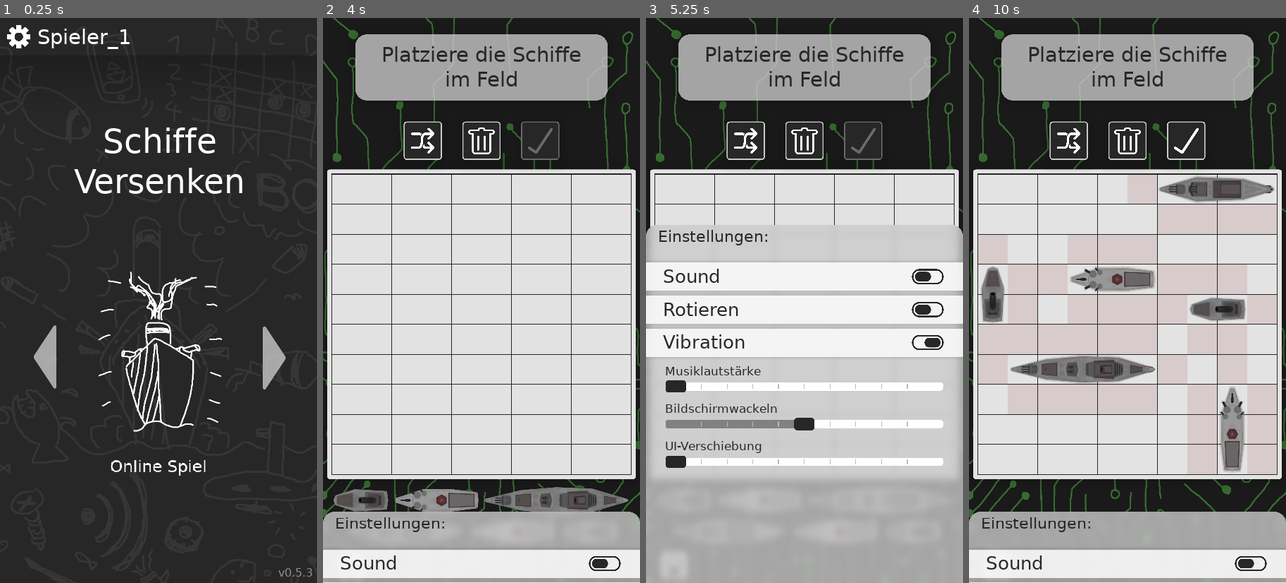
Above: before the commit, frames 1-4 (left to right).
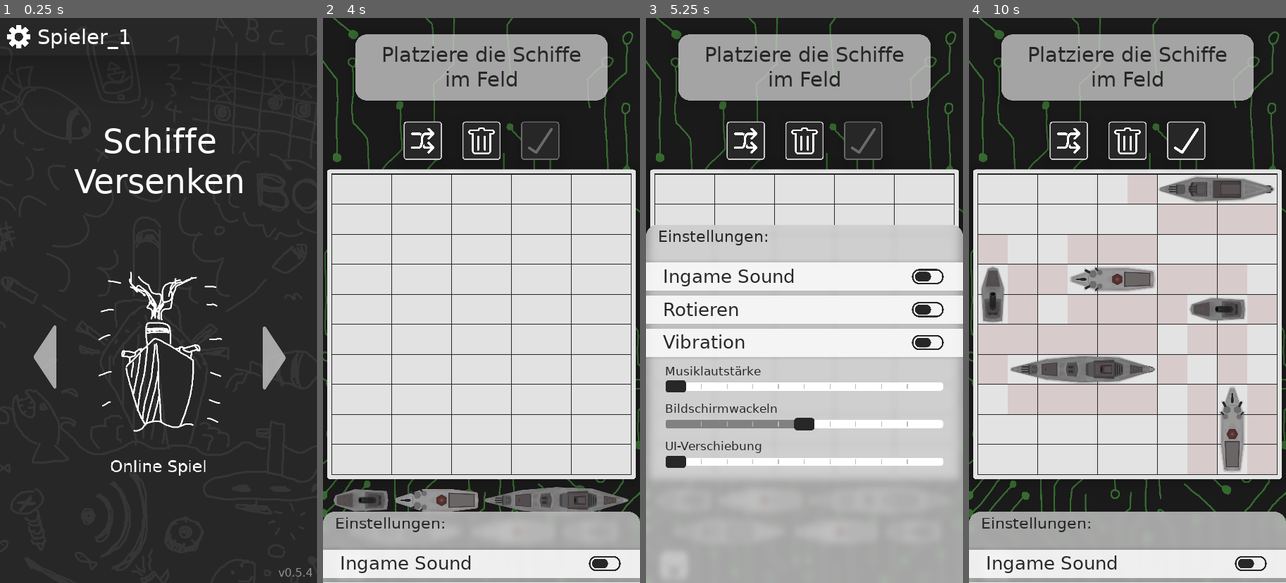
Above: after the commit, the same moments.

Repository: Asf-i/Schiffeversenken
Game: Godot game, scene res://Szenen/Start.tscn
Two runs of this game, one before a commit and one after it. Both use one fixed random seed, a clock stepped at 60 frames per second and the inputs below.
Inputs (mouse positions are in pixels of both pictures, inside the frame that each line leads up to):
- Up to frame 1 (0.25 s): no input
- Up to frame 2 (4 s): click (598, 357) at 0.5 s; click (481, 351) at 1.25 s; click (348, 187) at 2.02 s; tap Enter (ui_accept) at 2.75, 3.02, 3.5 s; move the mouse to (551, 272) at 2.77 s; hold Right (ui_right) 2.78-3.5 s; click (551, 272) at 2.92 s; drag from (418, 328) to (348, 187) at 3.52 s
- Up to frame 3 (5.25 s): move the mouse to (836, 176) at 4.27 s; hold Right (ui_right) 4.28-5 s; tap Enter (ui_accept) at 5 s; drag from (788, 413) to (699, 187) at 5.02 s
- Up to frame 4 (10 s): tap Enter (ui_accept) at 5.75, 6.02, 6.5, 8, 9.02 s; move the mouse to (1222, 385) at 5.77 s; hold Left (ui_left) 5.78-6.5 s; drag from (1032, 215) to (1143, 187) at 6.52 s; move the mouse to (1143, 300) at 7.27 s; hold Down (ui_down) 7.28-8 s; click (1143, 300) at 7.42 s; drag from (1079, 159) to (1171, 187) at 8.02 s; move the mouse to (1197, 272) at 8.77 s; hold Up (ui_up) 8.78-9.5 s; drag from (1064, 328) to (1111, 187) at 9.52 s

The runs differ from the first frame. In frame 1, less than 0.1% of the frame differs, in the area x 96-99%, y 97-99%; in frame 2, 0.4%; in frame 3, 0.5%, in the area x 5-93%, y 44-59%; in frame 4, 0.4%.

Commit message:
Soundeffekte geadded und Settings-Menu Button-click groesse angepasst

Diff:
--- a/Skripte/Einstellungen.gd
+++ b/Skripte/Einstellungen.gd
@@ -6,6 +6,7 @@
 var richtunganders : int = 1
 var sonst_okay : bool = true
 var swipe_event_relative
+var ready_done : bool = false
 
 func _ready():
 	$Rotieren.pressed = Autoload.savegame_data.rotier_mode
@@ -15,6 +16,7 @@
 	$MusicSlider.value = Autoload.savegame_data.musiklautstaerke
 	#VerschiebungSlider wird in Start.gd gesetzt
 	richtunganders = 1
+	ready_done = true
 
 func _on_SwipeDetector_swipe(local_swipe, event_relative, start):
 	visible = true
@@ -69,25 +71,35 @@
 		button.get_node("OnOff").rotation_degrees = 180
 
 func _on_CheckButton_toggled(button_pressed):
+	if ready_done:
+		$Clicksound.play()
 	Autoload.savegame_data.rotier_mode = button_pressed
 	Autoload.save()
 	on_off_switch($Rotieren, button_pressed)
 
 func _on_AudioButton_toggled(button_pressed):
+	if ready_done:
+		$Clicksound.play()
 	Autoload.savegame_data.sound_an = button_pressed
 	Autoload.save()
 	on_off_switch($AudioButton, button_pressed)
 	AudioServer.set_bus_mute(2, not button_pressed)
 
 func _on_Vibration_toggled(button_pressed):
+	if ready_done:
+		$Clicksound.play()
 	Autoload.savegame_data.vibration = button_pressed
 	Autoload.save()
 	on_off_switch($Vibration, button_pressed)
 
 func _on_ScreenshakeSlider_value_changed(value):
+	if ready_done:
+		$Schiebsound.play()
 	Autoload.savegame_data.screenshake_value = value
 
 func _on_VerschiebungSlider_value_changed(value):
+	if ready_done:
+		$Schiebsound.play()
 	print("VALUE CHANGED LUL")
 	Autoload.savegame_data.verschiebung = value
 	if get_parent().name == "Start":
@@ -96,6 +108,8 @@
 			get_parent().get_node(Autoload.versch_namen[i]).rect_position.y = Autoload.default_versch_values[i] + Autoload.savegame_data.verschiebung
 
 func _on_MusicSlider_value_changed(value):
+	if ready_done:
+		$Schiebsound.play()
 	Autoload.savegame_data.musiklautstaerke = value
 	if value == 0:
 		AudioServer.set_bus_volume_db(1, -80)
--- a/Skripte/HauptComputer.gd
+++ b/Skripte/HauptComputer.gd
@@ -268,13 +268,13 @@
 				$MrComputer.state = 0
 
 func gewinnercheck():
-	if spieler1_punkte == 19 or spieler2_punkte == 19:
+	if (spieler1_punkte == 19 or spieler2_punkte == 19) && not spielphase == 3:
+		spielphase = 3
 		yield(get_tree().create_timer(0.5), "timeout")
 		spieler2_ist_dran = false
 		if spieler1_punkte == 19:
 			$Gewonnen/Label.set_text("Spiel gewonnen!")
 			$Gewonnen/Revanche.text = "Nochmal"
-		spielphase = 3
 		$Gewonnen/Tween.interpolate_property($Gewonnen, "rect_position:y", $Gewonnen.rect_position.y, 0, 0.2, Tween.TRANS_LINEAR, Tween.EASE_IN_OUT)
 		$Gewonnen/Tween.start()
 		$Gewonnen.visible = true
--- a/Szenen/Einstellungen.tscn
+++ b/Szenen/Einstellungen.tscn
@@ -1,7 +1,9 @@
-[gd_scene load_steps=17 format=2]
+[gd_scene load_steps=19 format=2]
 
 [ext_resource path="res://Skripte/Einstellungen.gd" type="Script" id=1]
+[ext_resource path="res://Audio/UI/Pt.wav" type="AudioStream" id=2]
 [ext_resource path="res://Fonts/DejaVuSans/DejaVuSans.ttf" type="DynamicFontData" id=3]
+[ext_resource path="res://Audio/UI/Zt.wav" type="AudioStream" id=4]
 [ext_resource path="res://UI/Theme.tres" type="Theme" id=5]
 [ext_resource path="res://Texturen/Slider/Grabber.png" type="Texture" id=6]
 [ext_resource path="res://Texturen/Slider/Slider.png" type="Texture" id=7]
@@ -101,6 +103,7 @@
 custom_styles/focus = SubResource( 17 )
 custom_styles/normal = SubResource( 18 )
 toggle_mode = true
+action_mode = 0
 text = "   Rotieren"
 align = 0
 __meta__ = {
@@ -114,6 +117,22 @@
 scale = Vector2( 0.333562, 0.353758 )
 texture = ExtResource( 10 )
 
+[node name="Rotieren2" type="Button" parent="Rotieren"]
+margin_left = 851.0
+margin_right = 1080.0
+margin_bottom = 96.0
+custom_styles/hover = SubResource( 18 )
+custom_styles/pressed = SubResource( 18 )
+custom_styles/focus = SubResource( 17 )
+custom_styles/normal = SubResource( 18 )
+toggle_mode = true
+action_mode = 0
+flat = true
+align = 0
+__meta__ = {
+"_edit_use_anchors_": false
+}
+
 [node name="Vibration" type="Button" parent="."]
 margin_top = 352.0
 margin_right = 1080.0
@@ -123,6 +142,7 @@
 custom_styles/focus = SubResource( 17 )
 custom_styles/normal = SubResource( 18 )
 toggle_mode = true
+action_mode = 0
 text = "   Vibration"
 align = 0
 __meta__ = {
@@ -136,6 +156,22 @@
 scale = Vector2( 0.333562, 0.353758 )
 texture = ExtResource( 10 )
 
+[node name="Vibration2" type="Button" parent="Vibration"]
+margin_left = 851.0
+margin_right = 1080.0
+margin_bottom = 96.0
+custom_styles/hover = SubResource( 18 )
+custom_styles/pressed = SubResource( 18 )
+custom_styles/focus = SubResource( 17 )
+custom_styles/normal = SubResource( 18 )
+toggle_mode = true
+action_mode = 0
+flat = true
+align = 0
+__meta__ = {
+"_edit_use_anchors_": false
+}
+
 [node name="AudioButton" type="Button" parent="."]
 margin_top = 128.0
 margin_right = 1080.0
@@ -145,7 +181,8 @@
 custom_styles/focus = SubResource( 17 )
 custom_styles/normal = SubResource( 18 )
 toggle_mode = true
-text = "   Sound"
+action_mode = 0
+text = "   Ingame Sound"
 align = 0
 __meta__ = {
 "_edit_use_anchors_": false
@@ -157,6 +194,22 @@
 rotation = 3.14159
 scale = Vector2( 0.333562, 0.353758 )
 texture = ExtResource( 10 )
+
+[node name="AudioButton2" type="Button" parent="AudioButton"]
+margin_left = 851.0
+margin_right = 1080.0
+margin_bottom = 96.0
+custom_styles/hover = SubResource( 18 )
+custom_styles/pressed = SubResource( 18 )
+custom_styles/focus = SubResource( 17 )
+custom_styles/normal = SubResource( 18 )
+toggle_mode = true
+action_mode = 0
+flat = true
+align = 0
+__meta__ = {
+"_edit_use_anchors_": false
+}
 
 [node name="MusicSlider" type="HSlider" parent="."]
 anchor_left = 0.5
@@ -267,9 +320,19 @@
 "_edit_use_anchors_": false
 }
 
-[connection signal="toggled" from="Rotieren" to="." method="_on_CheckButton_toggled"]
-[connection signal="toggled" from="Vibration" to="." method="_on_Vibration_toggled"]
-[connection signal="toggled" from="AudioButton" to="." method="_on_AudioButton_toggled"]
+[node name="Clicksound" type="AudioStreamPlayer" parent="."]
+stream = ExtResource( 2 )
+volume_db = 15.0
+bus = "UI"
+
+[node name="Schiebsound" type="AudioStreamPlayer" parent="."]
+stream = ExtResource( 4 )
+volume_db = 15.0
+bus = "UI"
+
+[connection signal="toggled" from="Rotieren/Rotieren2" to="." method="_on_CheckButton_toggled"]
+[connection signal="toggled" from="Vibration/Vibration2" to="." method="_on_Vibration_toggled"]
+[connection signal="toggled" from="AudioButton/AudioButton2" to="." method="_on_AudioButton_toggled"]
 [connection signal="value_changed" from="MusicSlider" to="." method="_on_MusicSlider_value_changed"]
 [connection signal="value_changed" from="ScreenshakeSlider" to="." method="_on_ScreenshakeSlider_value_changed"]
 [connection signal="value_changed" from="VerschiebungSlider" to="." method="_on_VerschiebungSlider_value_changed"]
--- a/Szenen/Feld.tscn
+++ b/Szenen/Feld.tscn
@@ -242,6 +242,7 @@
 
 [node name="Explosion" type="AudioStreamPlayer" parent="."]
 stream = ExtResource( 4 )
+pitch_scale = 1.13
 bus = "Sound"
 
 [node name="Platschsound" type="AudioStreamPlayer" parent="."]
--- a/Szenen/OnlineZeugs/HauptOnline.tscn
+++ b/Szenen/OnlineZeugs/HauptOnline.tscn
@@ -1250,8 +1250,8 @@
 anchor_bottom = 1.0
 margin_left = 270.0
 margin_top = 480.0
-margin_right = 3510.0
-margin_bottom = 6140.0
+margin_right = 4590.0
+margin_bottom = 8060.0
 rect_scale = Vector2( 0.5, 0.5 )
 __meta__ = {
 "_edit_use_anchors_": false
@@ -1330,8 +1330,8 @@
 anchor_bottom = 1.0
 margin_left = 270.0
 margin_top = 480.0
-margin_right = 21870.0
-margin_bottom = 38880.0
+margin_right = 22950.0
+margin_bottom = 40800.0
 rect_scale = Vector2( 0.5, 0.5 )
 __meta__ = {
 "_edit_use_anchors_": false
@@ -1638,8 +1638,8 @@
 anchor_bottom = 1.0
 margin_left = 270.0
 margin_top = 480.0
-margin_right = 3510.0
-margin_bottom = 6240.0
+margin_right = 4590.0
+margin_bottom = 8160.0
 rect_scale = Vector2( 0.5, 0.5 )
 __meta__ = {
 "_edit_use_anchors_": false
--- a/Szenen/Rakete.tscn
+++ b/Szenen/Rakete.tscn
@@ -74,6 +74,7 @@
 
 [node name="Swoosh" type="AudioStreamPlayer" parent="."]
 stream = ExtResource( 3 )
+pitch_scale = 0.88
 autoplay = true
 bus = "Sound"
 
--- a/Szenen/Schiff 2er.tscn
+++ b/Szenen/Schiff 2er.tscn
@@ -4,8 +4,8 @@
 [ext_resource path="res://Texturen/Schiffe/2er.png" type="Texture" id=2]
 [ext_resource path="res://Texturen/Partikel/Explos.png" type="Texture" id=3]
 [ext_resource path="res://Texturen/Schiffe/Kaputt/2erK.png" type="Texture" id=4]
+[ext_resource path="res://Audio/Explosion.wav" type="AudioStream" id=5]
 [ext_resource path="res://Texturen/Schiffe/2erSchiff-png.png" type="Texture" id=182]
-[ext_resource path="res://Audio/Schiffkaputt.wav" type="AudioStream" id=203]
 
 [sub_resource type="RectangleShape2D" id=6]
 extents = Vector2( 1, 1 )
@@ -384,7 +384,8 @@
 shape = SubResource( 6 )
 
 [node name="Schiffkaputt" type="AudioStreamPlayer" parent="."]
-stream = ExtResource( 203 )
+stream = ExtResource( 5 )
+pitch_scale = 0.83
 bus = "Sound"
 
 [node name="Todesplayer" type="AnimationPlayer" parent="."]
--- a/Szenen/Schiff 3er.tscn
+++ b/Szenen/Schiff 3er.tscn
@@ -5,7 +5,7 @@
 [ext_resource path="res://Texturen/Schiffe/3er.png" type="Texture" id=3]
 [ext_resource path="res://Texturen/Partikel/Explos.png" type="Texture" id=4]
 [ext_resource path="res://Texturen/Schiffe/Kaputt/3erK.png" type="Texture" id=5]
-[ext_resource path="res://Audio/Schiffkaputt.wav" type="AudioStream" id=203]
+[ext_resource path="res://Audio/Explosion.wav" type="AudioStream" id=6]
 
 [sub_resource type="RectangleShape2D" id=5]
 extents = Vector2( 1, 1 )
@@ -429,10 +429,6 @@
 [node name="CollisionShape2D" type="CollisionShape2D" parent="KinematicBody2D"]
 shape = SubResource( 5 )
 
-[node name="Schiffkaputt" type="AudioStreamPlayer" parent="."]
-stream = ExtResource( 203 )
-bus = "Sound"
-
 [node name="Todesplayer" type="AnimationPlayer" parent="."]
 anims/NurExplos = SubResource( 17 )
 anims/RESET = SubResource( 6 )
@@ -480,6 +476,11 @@
 
 [node name="Tween" type="Tween" parent="."]
 
+[node name="Schiffkaputt" type="AudioStreamPlayer" parent="."]
+stream = ExtResource( 6 )
+pitch_scale = 0.83
+bus = "Sound"
+
 [connection signal="pressed" from="Button" to="." method="_on_Button_pressed"]
 [connection signal="released" from="Button" to="." method="_on_Button_released"]
 [connection signal="timeout" from="NurtippTimer" to="." method="_on_NurtippTimer_timeout"]
--- a/Szenen/Schiff 4er.tscn
+++ b/Szenen/Schiff 4er.tscn
@@ -5,7 +5,7 @@
 [ext_resource path="res://Texturen/Partikel/Explos.png" type="Texture" id=3]
 [ext_resource path="res://Texturen/Schiffe/4erSchiff-png.png" type="Texture" id=4]
 [ext_resource path="res://Texturen/Schiffe/Kaputt/4erK.png" type="Texture" id=5]
-[ext_resource path="res://Audio/Schiffkaputt.wav" type="AudioStream" id=203]
+[ext_resource path="res://Audio/Explosion.wav" type="AudioStream" id=6]
 
 [sub_resource type="RectangleShape2D" id=6]
 extents = Vector2( 1, 1 )
@@ -468,10 +468,6 @@
 [node name="CollisionShape2D" type="CollisionShape2D" parent="KinematicBody2D"]
 shape = SubResource( 6 )
 
-[node name="Schiffkaputt" type="AudioStreamPlayer" parent="."]
-stream = ExtResource( 203 )
-bus = "Sound"
-
 [node name="Todesplayer" type="AnimationPlayer" parent="."]
 anims/NurExplos = SubResource( 18 )
 anims/RESET = SubResource( 7 )
@@ -532,6 +528,11 @@
 
 [node name="Tween" type="Tween" parent="."]
 
+[node name="Schiffkaputt" type="AudioStreamPlayer" parent="."]
+stream = ExtResource( 6 )
+pitch_scale = 0.83
+bus = "Sound"
+
 [connection signal="pressed" from="Button" to="." method="_on_Button_pressed"]
 [connection signal="released" from="Button" to="." method="_on_Button_released"]
 [connection signal="timeout" from="NurtippTimer" to="." method="_on_NurtippTimer_timeout"]
--- a/Szenen/Schiff 5er.tscn
+++ b/Szenen/Schiff 5er.tscn
@@ -4,8 +4,8 @@
 [ext_resource path="res://Texturen/Schiffe/5er.png" type="Texture" id=2]
 [ext_resource path="res://Texturen/Partikel/Explos.png" type="Texture" id=3]
 [ext_resource path="res://Texturen/Schiffe/Kaputt/5erK.png" type="Texture" id=4]
+[ext_resource path="res://Audio/Explosion.wav" type="AudioStream" id=5]
 [ext_resource path="res://Texturen/Schiffe/5erSchiff-png.png" type="Texture" id=7]
-[ext_resource path="res://Audio/Schiffkaputt.wav" type="AudioStream" id=203]
 
 [sub_resource type="RectangleShape2D" id=6]
 extents = Vector2( 1, 1 )
@@ -502,10 +502,6 @@
 [node name="CollisionShape2D" type="CollisionShape2D" parent="KinematicBody2D"]
 shape = SubResource( 6 )
 
-[node name="Schiffkaputt" type="AudioStreamPlayer" parent="."]
-stream = ExtResource( 203 )
-bus = "Sound"
-
 [node name="Todesplayer" type="AnimationPlayer" parent="."]
 anims/NurExplos = SubResource( 18 )
 anims/RESET = SubResource( 7 )
@@ -579,6 +575,11 @@
 
 [node name="Tween" type="Tween" parent="."]
 
+[node name="Schiffkaputt" type="AudioStreamPlayer" parent="."]
+stream = ExtResource( 5 )
+pitch_scale = 0.83
+bus = "Sound"
+
 [connection signal="pressed" from="Button" to="." method="_on_Button_pressed"]
 [connection signal="released" from="Button" to="." method="_on_Button_released"]
 [connection signal="timeout" from="NurtippTimer" to="." method="_on_NurtippTimer_timeout"]
--- a/Szenen/Start.gd
+++ b/Szenen/Start.gd
@@ -162,12 +162,14 @@
 	$HBoxContainer/Tween.start()
 
 func _on_NachLinks_pressed():
+	$TtClicksound.play()
 	modi_switchen(-1)
 	$NachRechts.visible = true
 	if aktivbutton_zahl == 1:
 		$NachLinks.visible = false
 
 func _on_NachRechts_pressed():
+	$TtClicksound.play()
 	modi_switchen(1)
 	$NachLinks.visible = true
 	if aktivbutton_zahl == 3:
--- a/Szenen/Start.tscn
+++ b/Szenen/Start.tscn
@@ -10,6 +10,7 @@
 [ext_resource path="res://Skripte/SwipeDetector.gd" type="Script" id=8]
 [ext_resource path="res://Texturen/Symbole/Wahl.png" type="Texture" id=9]
 [ext_resource path="res://Fonts/DejaVuSans/DejaVuSans.ttf" type="DynamicFontData" id=10]
+[ext_resource path="res://Audio/UI/Tt.wav" type="AudioStream" id=11]
 [ext_resource path="res://Texturen/hintergrundbild.png" type="Texture" id=12]
 [ext_resource path="res://Texturen/OnlineBild.png" type="Texture" id=13]
 [ext_resource path="res://Texturen/ComputerBild.png" type="Texture" id=14]
@@ -270,7 +271,7 @@
 margin_right = -16.0
 custom_colors/font_color = Color( 0.572549, 0.572549, 0.572549, 1 )
 custom_fonts/font = SubResource( 14 )
-text = "v0.5.3"
+text = "v0.5.4"
 align = 2
 __meta__ = {
 "_edit_use_anchors_": false
@@ -425,6 +426,7 @@
 margin_bottom = -355.0
 rect_rotation = 180.0
 rect_scale = Vector2( 0.7, 0.7 )
+action_mode = 0
 texture_normal = ExtResource( 9 )
 __meta__ = {
 "_edit_use_anchors_": false
@@ -441,6 +443,7 @@
 margin_right = 468.0
 margin_bottom = -566.0
 rect_scale = Vector2( 0.7, 0.7 )
+action_mode = 0
 texture_normal = ExtResource( 9 )
 __meta__ = {
 "_edit_use_anchors_": false
@@ -699,6 +702,12 @@
 }
 
 [node name="TransitionBlackness" parent="." instance=ExtResource( 16 )]
+
+[node name="TtClicksound" type="AudioStreamPlayer" parent="."]
+stream = ExtResource( 11 )
+volume_db = 10.0
+pitch_scale = 1.3
+bus = "UI"
 
 [connection signal="swipe" from="SwipeDetector" to="." method="_on_SwipeDetector_swipe"]
 [connection signal="swipe" from="SwipeDetector" to="Einstellungen" method="_on_SwipeDetector_swipe"]
Not shown, added: Audio/UI/Plopp.wav.import
Not shown, added: Audio/UI/Pt.wav.import
Not shown, added: Audio/UI/Tt.wav.import
Not shown, added: Audio/UI/Zt.wav.import
Not shown: 1 places in Szenen/Start.tscn that only renumber resources
Binary file changed: Texturen/Boot.png
Binary file removed: Texturen/PengFrames.png
Not shown, removed: Texturen/PengFrames.png.import
Binary file removed: Texturen/PlatschFrames.png
Not shown, removed: Texturen/PlatschFrames.png.import
Binary file removed: Texturen/Rakete.png
Not shown, removed: Texturen/Rakete.png.import
(and 8 more such lines)
